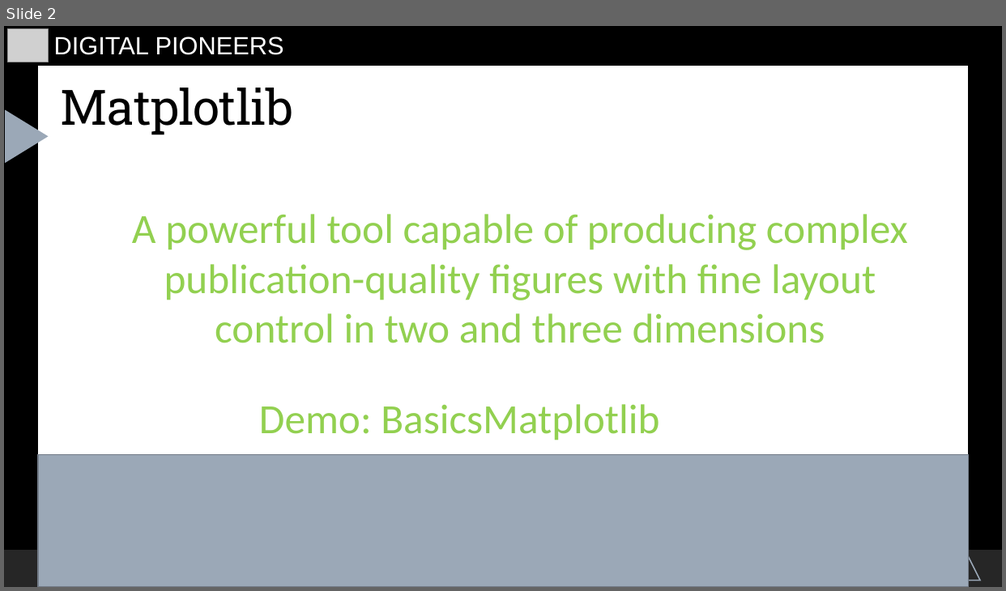
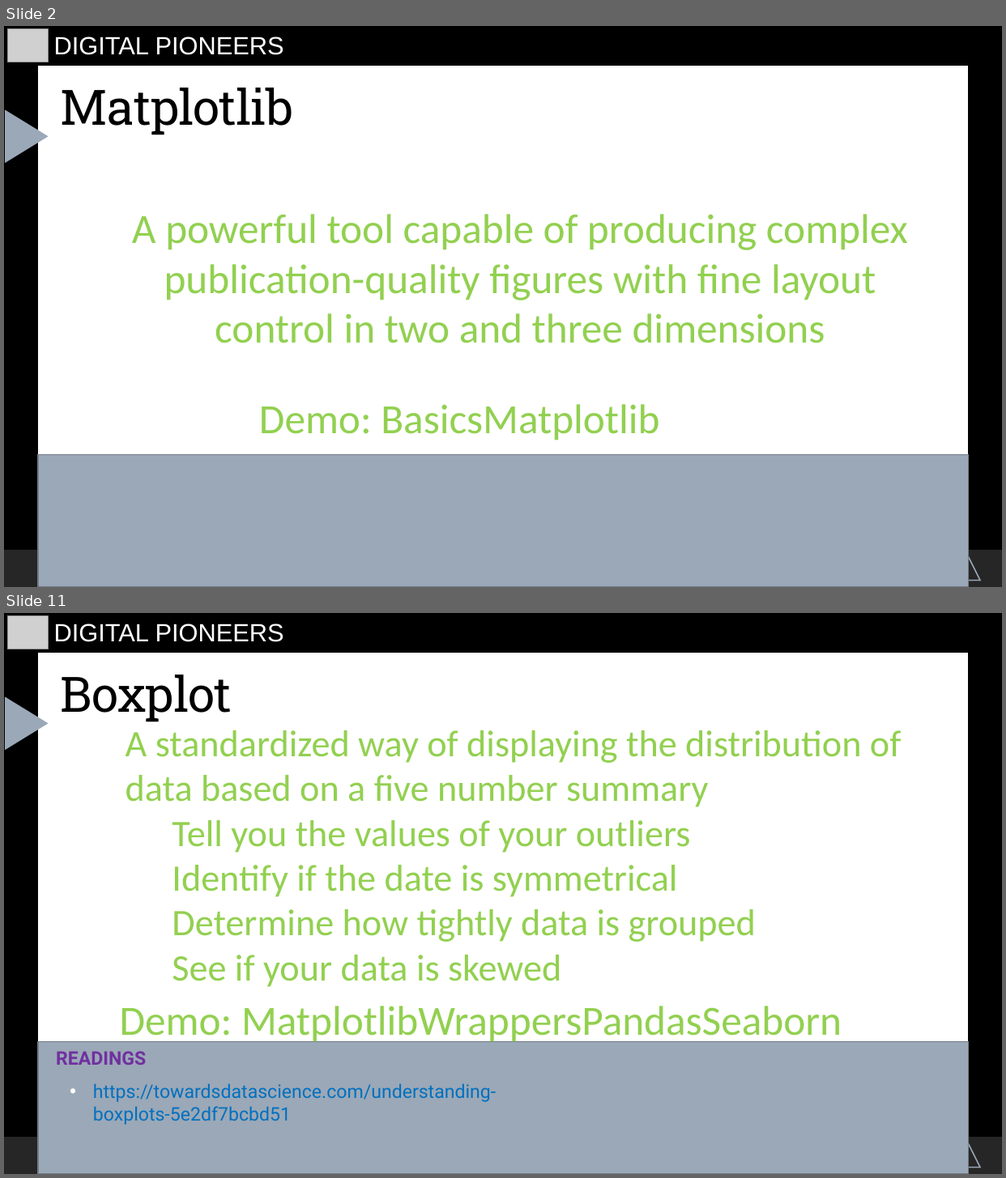
Before and after one commit to starswish2100/pythoninfinance, a slide deck: Introduction/hewei-material/6.Reporting_Virtualization/ReportingVirtualization.odp. Shown one above the other, each under a label of ours: slide 2 before the commit, slides 2 and 11 after it; the slides between them are not shown. The pictures are 1006x591 and 1006x1178 pixels, drawn with LibreOffice and Linux fonts; fonts in the diff are those of the drawing; grey boxes stand for pictures. Boxes give left, top, right and bottom in pixels: in the first picture for what was removed or moved away, otherwise in the second. Text is boxed around its words. In the diff, an @@ line names an element or a change of style, - is before the commit and + after.

```diff
--- a/Introduction/hewei-material/6.Reporting_Virtualization/ReportingVirtualization.odp
+++ b/Introduction/hewei-material/6.Reporting_Virtualization/ReportingVirtualization.odp
@@ slide 11 added at [4,613,1002,1174], background #000000; not listed: 5 template elements that a slide beside it also shows @@
@@ picture added at [8,616,49,649] @@
@@ text added at [54,624,284,642], 24 pt, text #FFFFFF @@
+DIGITAL PIONEERS
@@ title added at [61,675,232,722], 47 pt, text #000000 @@
+Boxplot
@@ text added at [126,730,901,987], 36 pt, text #92D050 @@
+A standardized way of displaying the distribution of data based on a five number summary
+– Tell you the values of your outliers
+– Identify if the date is symmetrical
+– Determine how tightly data is grouped
+– See if your data is skewed
@@ text added at [120,1006,842,1046], 40 pt, text #92D050 @@
+Demo: MatplotlibWrappersPandasSeaborn
@@ freeform shape added at [38,1042,968,1174], fill #9BA8B7, outline #717A86 1.25 pt @@
@@ text added at [56,1051,146,1065], 18 pt, text #7030A0, bold @@
+READINGS
@@ text added at [93,1084,496,1125], 18 pt, text #0070C0 @@
+• https://towardsdatascience.com/understanding-boxplots-5e2df7bcbd51
```
Also in this commit, not shown: 1 slide changed, 8 other slides added, 14 other files.
